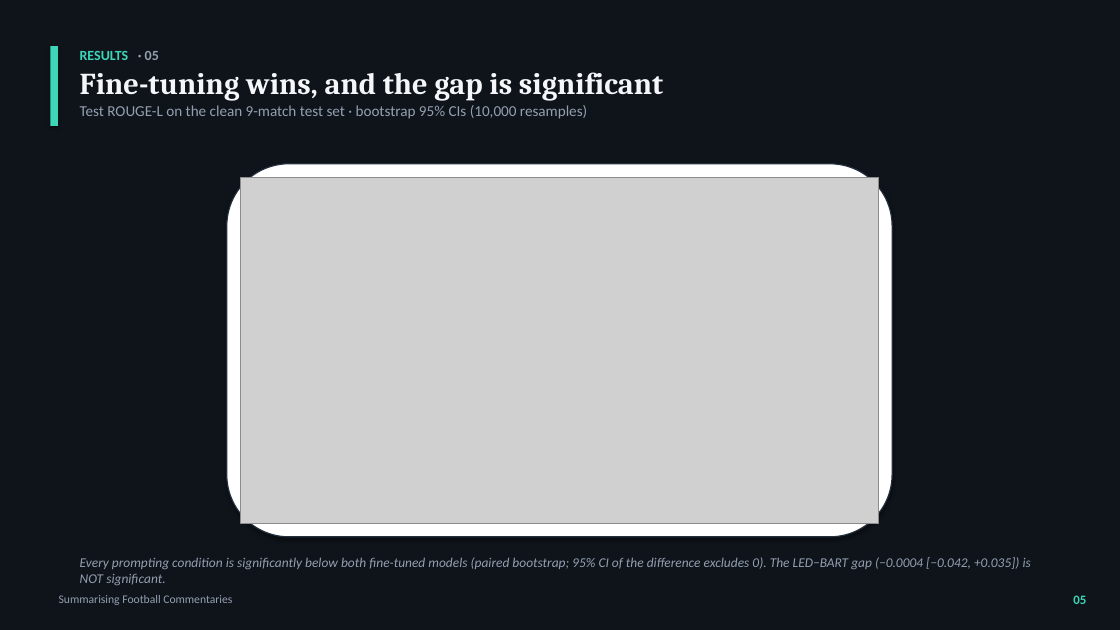
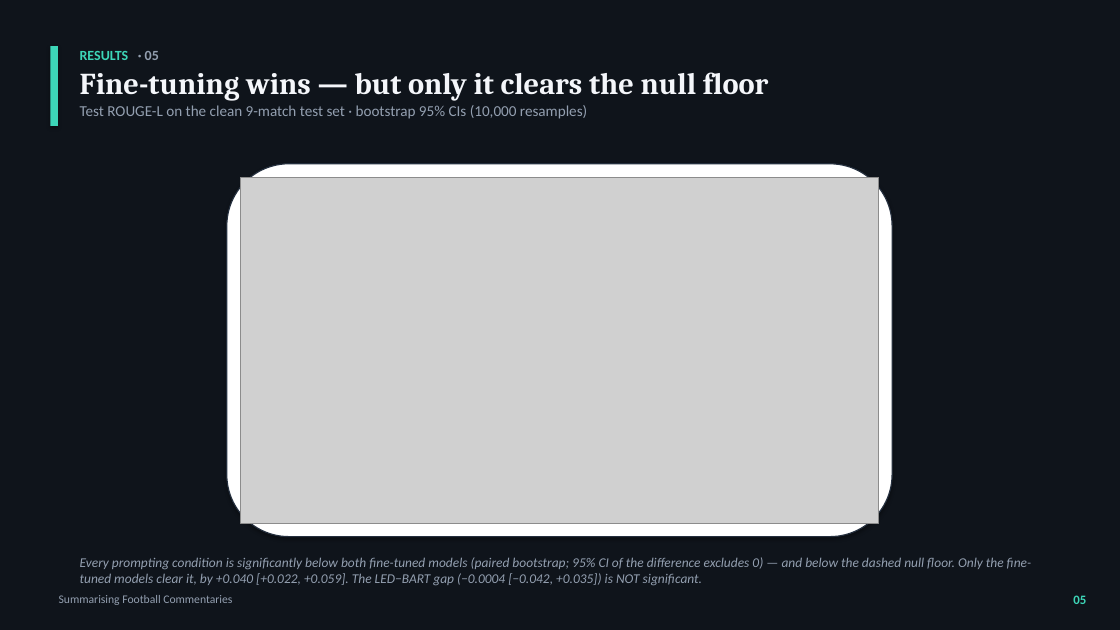
Before and after one commit to christiandalfarra/ANLP_Project, a slide deck: slide 5 of report/slides/ANLP_slides_alt.pptx. Drawn at 1120x630 pixels with LibreOffice and Linux fonts; fonts in the diff are those of the drawing; grey boxes stand for pictures. Boxes give left, top, right and bottom in pixels: in the first picture for what was removed or moved away, otherwise in the second. Text is boxed around its words. In the diff, an @@ line names an element or a change of style, - is before the commit and + after.

```diff
--- a/report/slides/ANLP_slides_alt.pptx
+++ b/report/slides/ANLP_slides_alt.pptx
@@ text at (80, 72, 769, 101): text changed @@
-Fine-tuning wins, and the gap is significant
+Fine-tuning wins — but only it clears the null floor
@@ text at (80, 557, 1032, 586): text changed @@
-Every prompting condition is significantly below both fine-tuned models (paired bootstrap; 95% CI of the difference excludes 0). The LED−BART gap (−0.0004 [−0.042, +0.035]) is NOT significant.
+Every prompting condition is significantly below both fine-tuned models (paired bootstrap; 95% CI of the difference excludes 0) — and below the dashed null floor. Only the fine-tuned models clear it, by +0.040 [+0.022, +0.059]. The LED−BART gap (−0.0004 [−0.042, +0.035]) is NOT significant.
```
Also in this commit, not shown: 3 other slides changed, 18 other files.
